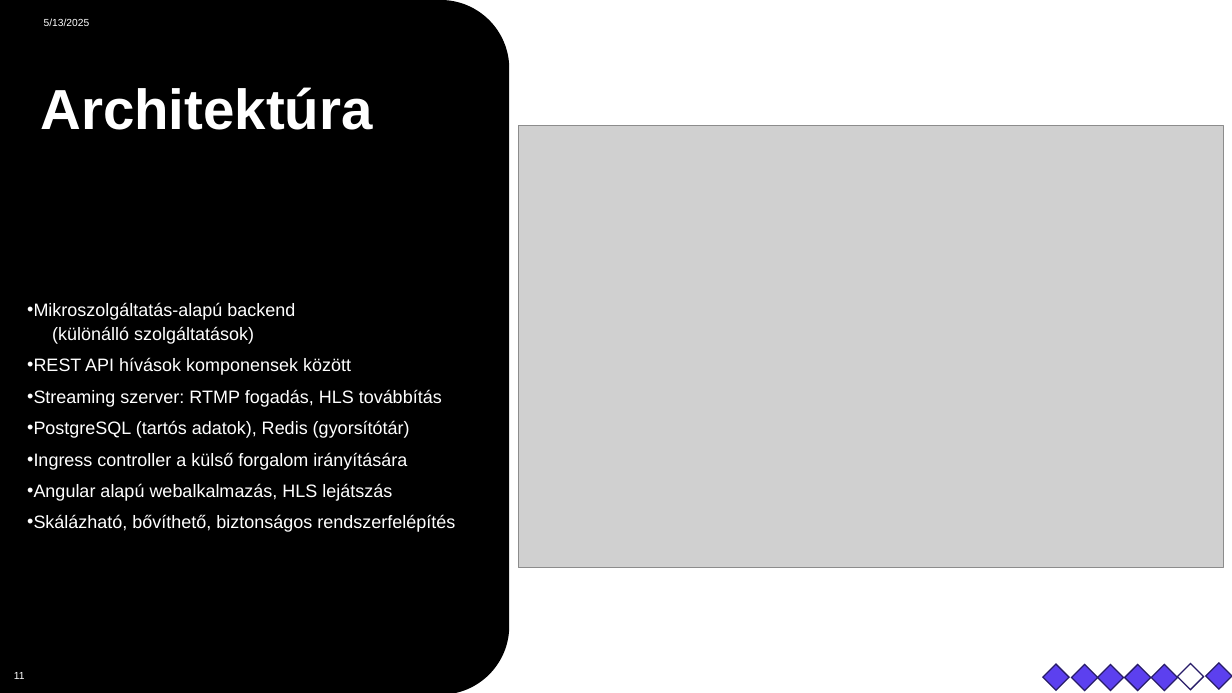
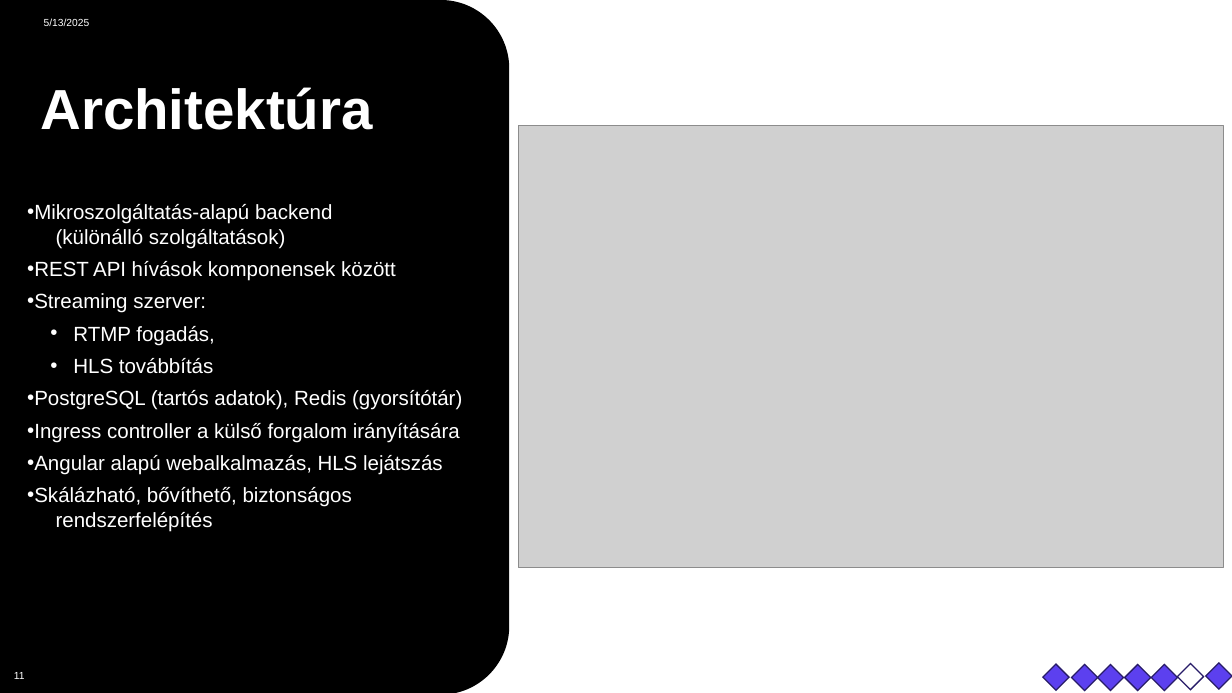
Before and after one commit to GriffManoue/live-streaming-kubernetes, a slide deck: slide 11 of Documents/live-streaming-service-presentation.pptx. Drawn at 1232x693 pixels with LibreOffice and Linux fonts; fonts in the diff are those of the drawing; grey boxes stand for pictures. Boxes give left, top, right and bottom in pixels: in the first picture for what was removed or moved away, otherwise in the second. Text is boxed around its words. In the diff, an @@ line names an element or a change of style, - is before the commit and + after.

Commit message:
fix: Update live streaming service presentation

```diff
--- a/Documents/live-streaming-service-presentation.pptx
+++ b/Documents/live-streaming-service-presentation.pptx
@@ text at [27,204,462,532]: size 14 to 16 pt in "Mikroszolgáltatás-alapú backend (különálló szolgáltatások)", "REST API hívások komponensek között", "PostgreSQL (tartós adatok), Redis (gyorsítótár)", "Ingress controller a külső forgalom irányítására" and 2 more places; line spacing 1.1 to 1 @@
@@ text at [27,293,215,374]: text changed; size 14 to 16 pt @@
-• Streaming szerver: RTMP fogadás, HLS továbbítás
+• Streaming szerver:
+  • RTMP fogadás,
+  • HLS továbbítás
```
Also in this commit, not shown: 3 other slides changed.
